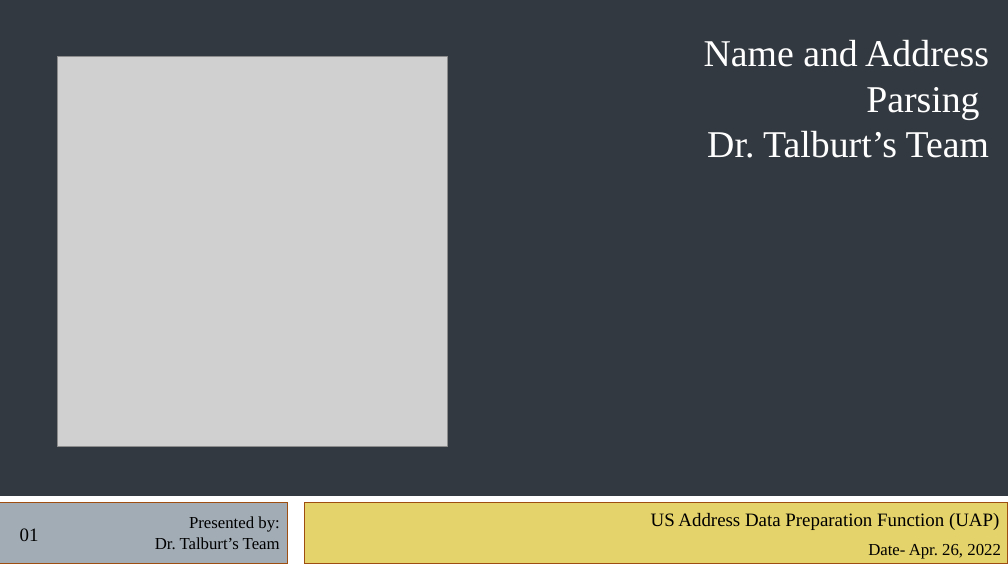
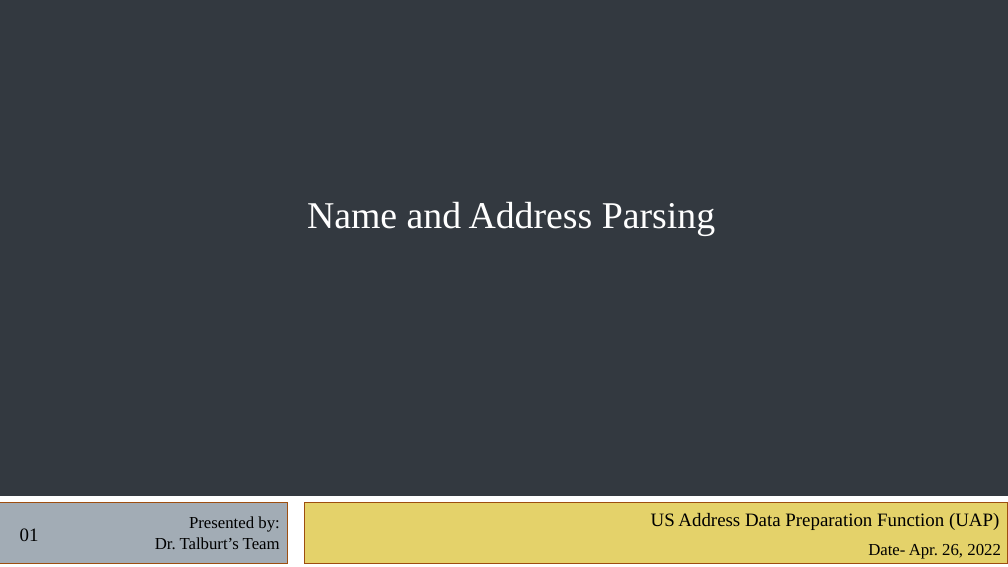
Before and after one commit to uscensusbureau/ADRM_Project, a slide deck: slide 1 of Name and Address Presentation.pptx. Drawn at 1008x567 pixels with LibreOffice and Linux fonts; fonts in the diff are those of the drawing; grey boxes stand for pictures. Boxes give left, top, right and bottom in pixels: in the first picture for what was removed or moved away, otherwise in the second. Text is boxed around its words. In the diff, an @@ line names an element or a change of style, - is before the commit and + after.

```diff
--- a/Name and Address Presentation.pptx
+++ b/Name and Address Presentation.pptx
@@ picture removed at <box>57,57,447,446</box> @@
@@ text at <box>707,130,989,158</box>: paragraph removed @@
-Dr. Talburt’s Team
@@ text "Name and Address Parsing": place and size @@
-text "Name and Address Parsing" at <box>704,39,989,158</box>
+text "Name and Address Parsing" at <box>307,201,715,235</box>
@@ text "Name and Address Parsing" at <box>307,201,715,235</box>: alignment right to centre @@
```
Also in this commit, not shown: 1 slide added, 11 other files.
